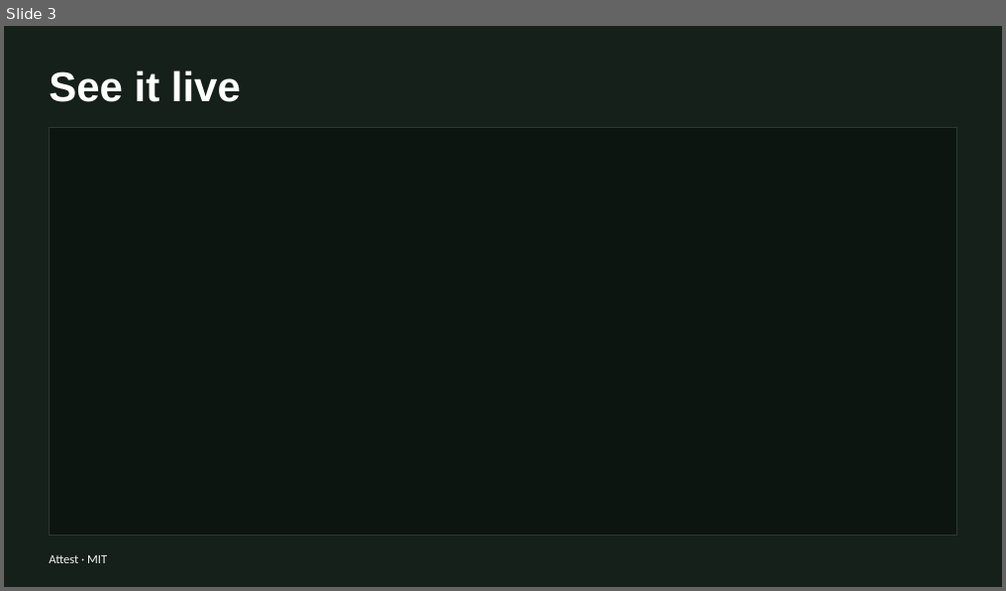
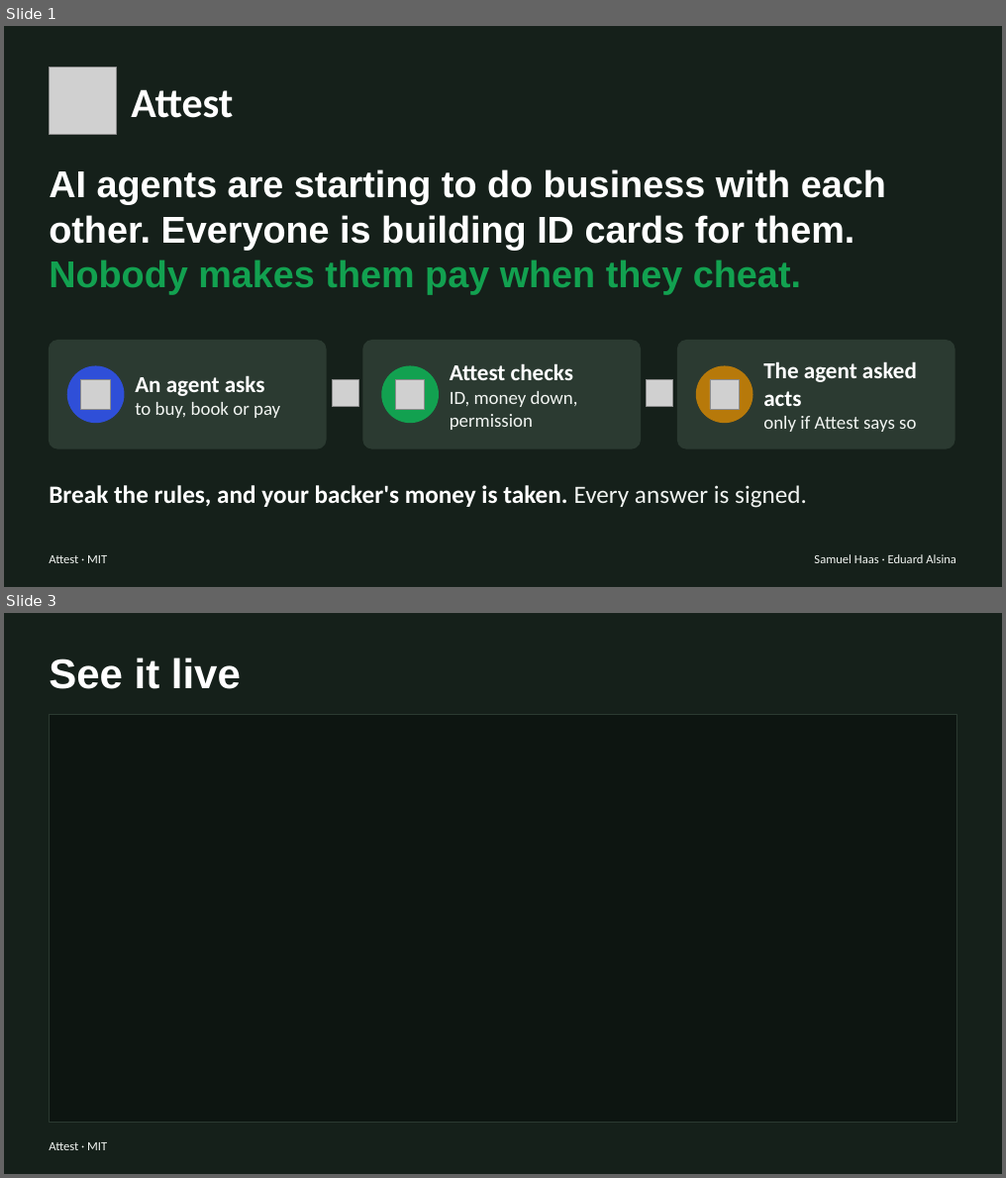
Before and after one commit to smghaas/attest, a slide deck: docs/attest_final_slides.pptx. Shown one above the other, each under a label of ours: slide 3 before the commit, slides 1 and 3 after it; the slides between them are not shown. The pictures are 1006x591 and 1006x1178 pixels, drawn with LibreOffice and Linux fonts; fonts in the diff are those of the drawing; grey boxes stand for pictures. Boxes give left, top, right and bottom in pixels: in the first picture for what was removed or moved away, otherwise in the second. Text is boxed around its words. In the diff, an @@ line names an element or a change of style, - is before the commit and + after.

```diff
--- a/docs/attest_final_slides.pptx
+++ b/docs/attest_final_slides.pptx
@@ slide 1 added at <box>4,26,1002,587</box>, background #15201A; not listed: 1 template element that a slide beside it also shows @@
@@ picture added at <box>49,68,116,135</box> @@
@@ text added at <box>131,89,233,118</box>, 40 pt, text #FFFFFF, bold @@
+Attest
@@ text added at <box>49,170,886,294</box>, 36 pt, text #FFFFFF, bold @@
+AI agents are starting to do business with each other. Everyone is building ID cards for them. Nobody makes them pay when they cheat.
@@ rounded rectangle added at <box>49,341,326,449</box>, fill #2B3A31, outline #2B3A31 1 pt @@
@@ rounded rectangle added at <box>363,341,641,449</box>, fill #2B3A31, outline #2B3A31 1 pt @@
@@ rounded rectangle added at <box>678,341,954,449</box>, fill #2B3A31, outline #2B3A31 1 pt @@
@@ ellipse added at <box>67,367,124,423</box>, fill #2F4FD8, outline #2F4FD8 1 pt @@
@@ picture added at <box>81,380,110,409</box> @@
@@ text added at <box>135,375,280,418</box>, 18 pt, text #F1F4F1 @@
+An agent asks
+to buy, book or pay
@@ picture added at <box>332,380,358,407</box> @@
@@ ellipse added at <box>382,367,439,423</box>, fill #12A150, outline #12A150 1 pt @@
@@ picture added at <box>395,380,425,409</box> @@
@@ text added at <box>450,364,578,430</box>, 18 pt, text #F1F4F1 @@
+Attest checks
+ID, money down, permission
@@ picture added at <box>647,380,673,407</box> @@
@@ ellipse added at <box>696,367,752,423</box>, fill #B7790A, outline #B7790A 1 pt @@
@@ picture added at <box>710,380,740,409</box> @@
@@ text added at <box>763,362,917,432</box>, 18 pt, text #F1F4F1 @@
+The agent asked acts
+only if Attest says so
@@ text added at <box>49,485,807,508</box>, 24 pt, text #FFFFFF, bold @@
+Break the rules, and your backer's money is taken. Every answer is signed.
@@ text added at <box>814,555,956,564</box>, 12 pt, text #F1F4F1 @@
+Samuel Haas · Eduard Alsina
```
Also in this commit, not shown: 1 slide changed, 1 other slide added, 2 slides removed.
